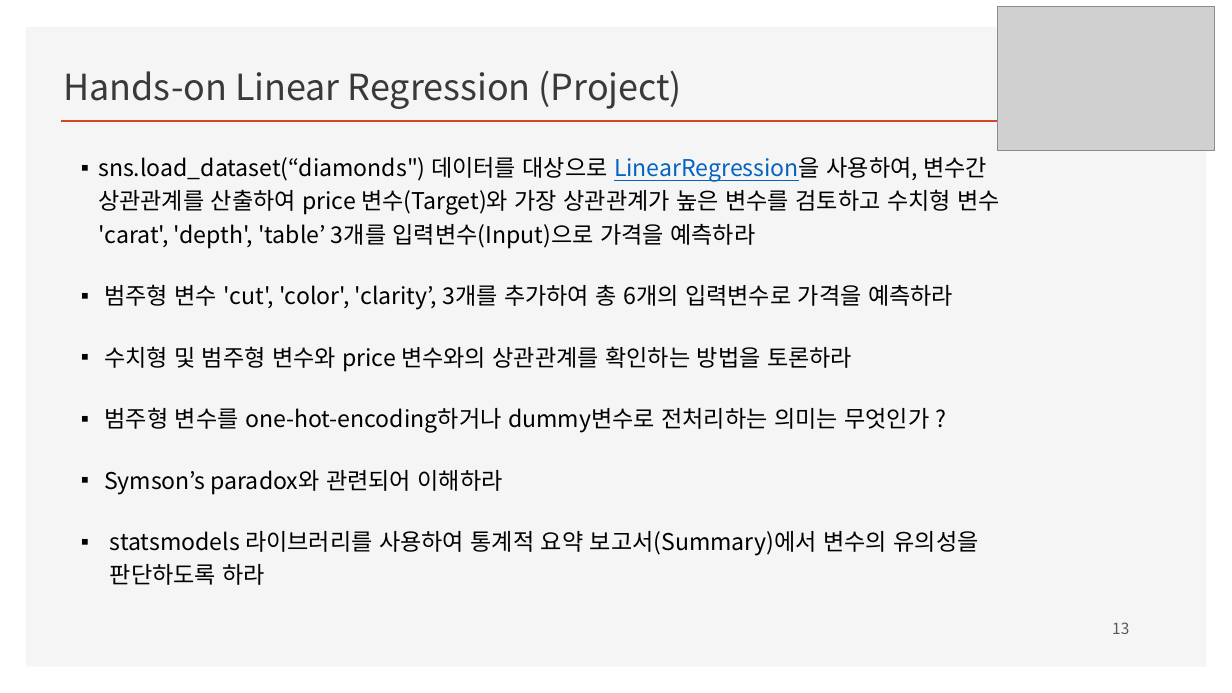
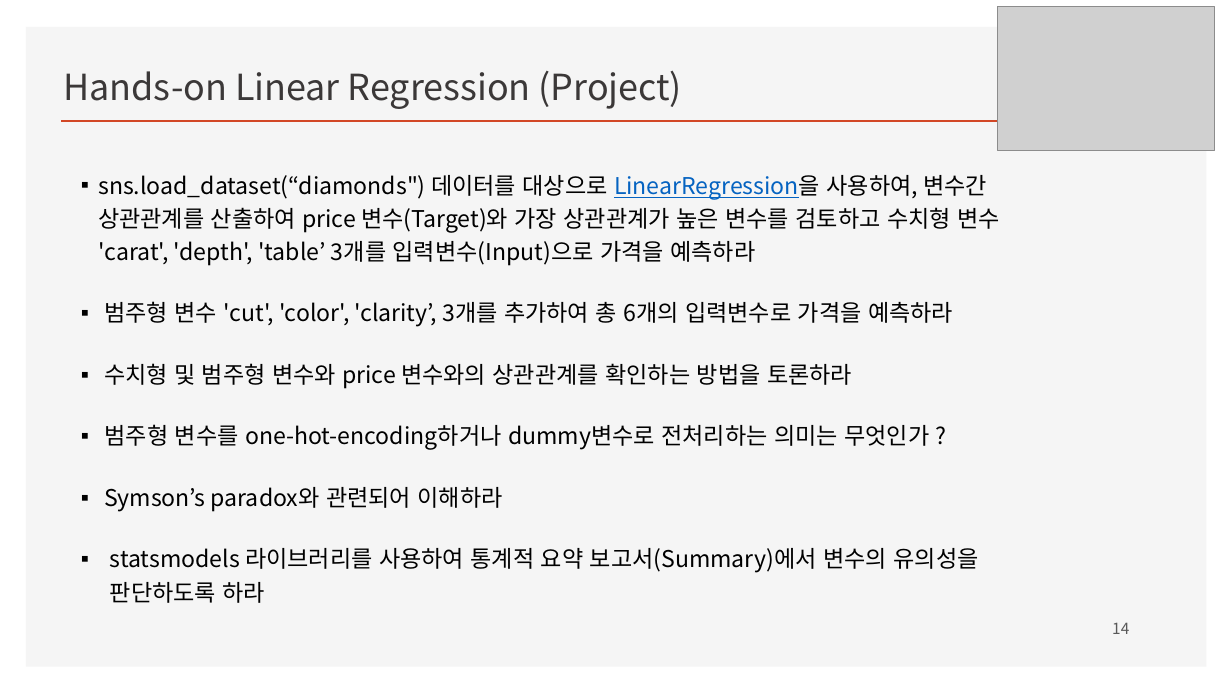
Before and after one commit to ancestor9/mathematics-for-machine-learning, a slide deck: slide 14 of w4_Perceptron_Regression.pptx (slide 13 before the commit). Drawn at 1232x693 pixels with LibreOffice and Linux fonts; fonts in the diff are those of the drawing; grey boxes stand for pictures; background and template pictures are left out. Boxes give left, top, right and bottom in pixels: in the first picture for what was removed or moved away, otherwise in the second. Text is boxed around its words. In the diff, an @@ line names an element or a change of style, - is before the commit and + after.

```diff
--- a/w4_Perceptron_Regression.pptx
+++ b/w4_Perceptron_Regression.pptx
@@ text "sns.load_dataset(“diamonds") 데이터를 대상으로 LinearRegression을 사용하 ...": place and size @@
-text "sns.load_dataset(“diamonds") 데이터를 대상으로 LinearRegression을 사용하 ..." at [98, 157, 1000, 585]
+text "sns.load_dataset(“diamonds") 데이터를 대상으로 LinearRegression을 사용하 ..." at [98, 175, 1000, 603]
@@ page number at [1112, 622, 1129, 634]: text changed @@
-13
+14
```
Also in this commit, not shown: 11 other slides changed, 2 slides added.
